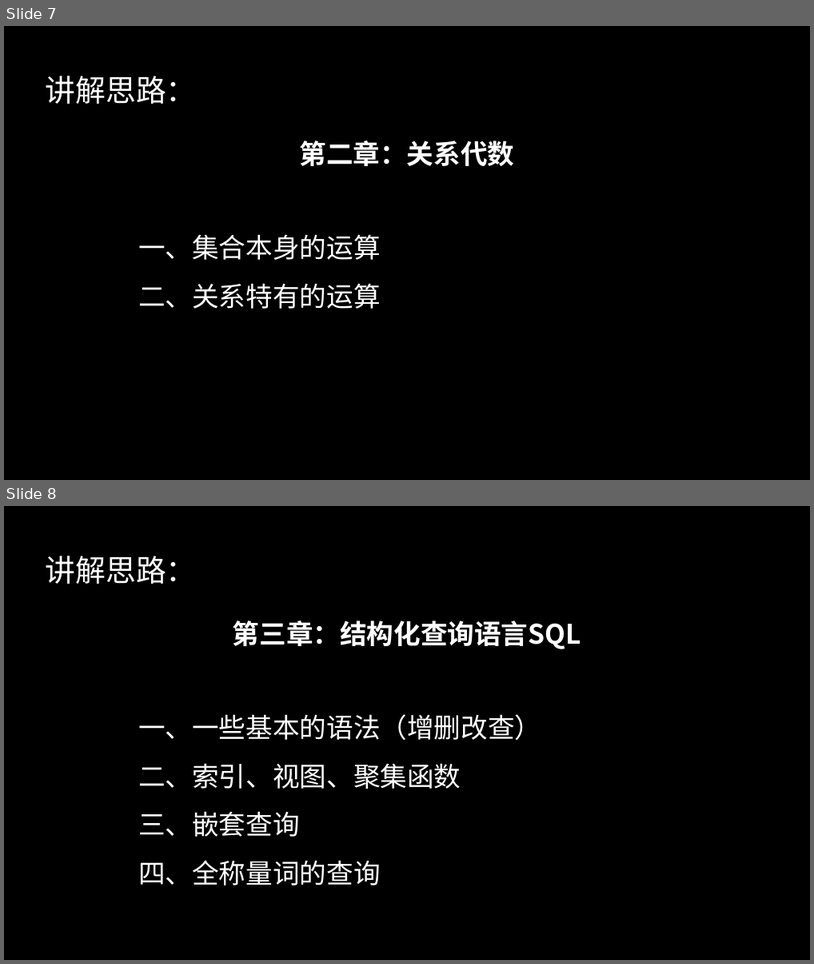
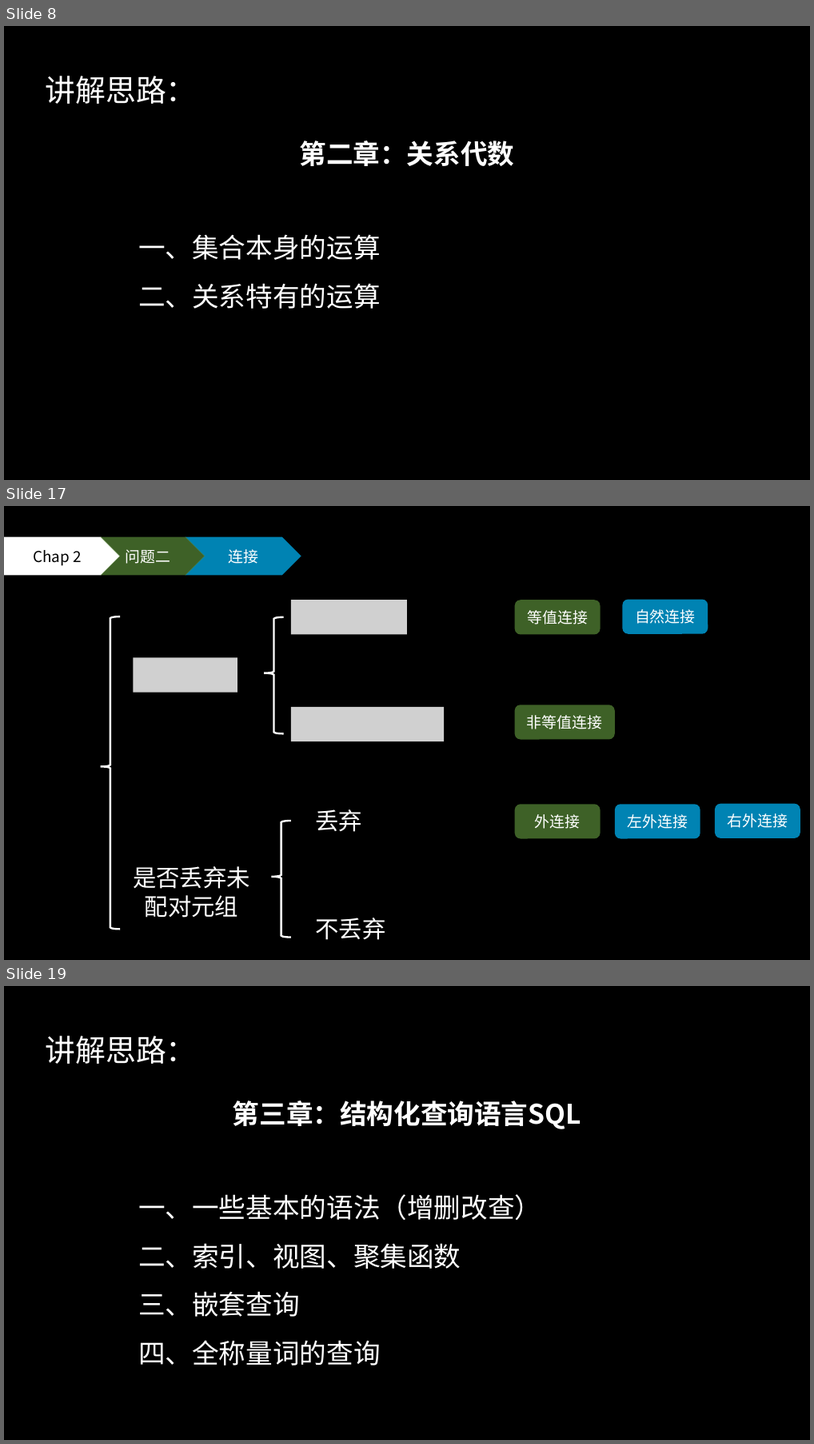
Before and after one commit to 50mengzhu/Database, a slide deck: ReationalDB.pptx. Shown one above the other, each under a label of ours: slides 7 and 8 before the commit, slides 8, 17 and 19 after it; the slides between them are not shown. The pictures are 814x964 and 814x1444 pixels, drawn with LibreOffice and Linux fonts; fonts in the diff are those of the drawing; grey boxes stand for pictures. Boxes give left, top, right and bottom in pixels: in the first picture for what was removed or moved away, otherwise in the second. Text is boxed around its words. In the diff, an @@ line names an element or a change of style, - is before the commit and + after.

```diff
--- a/ReationalDB.pptx
+++ b/ReationalDB.pptx
@@ slide 17 added at (x1=4, y1=506, x2=810, y2=960), background #000000 @@
@@ pentagon arrow added at (x1=4, y1=537, x2=120, y2=575), fill #FFFFFF, 18 pt, text #000000 @@
+Chap 2
@@ chevron added at (x1=100, y1=537, x2=205, y2=575), fill #548235 at 75% opacity, 18 pt, text #FFFFFF @@
+问题二
@@ chevron added at (x1=186, y1=537, x2=302, y2=575), fill #00B0F0 at 75% opacity, 18 pt, text #FFFFFF @@
+连接
@@ picture added at (x1=291, y1=600, x2=407, y2=634) @@
@@ rounded rectangle added at (x1=515, y1=600, x2=601, y2=634), fill #548235 at 75% opacity, 18 pt, text #FFFFFF @@
+等值连接
@@ rounded rectangle added at (x1=623, y1=599, x2=708, y2=634), fill #00B0F0 at 75% opacity, 18 pt, text #FFFFFF @@
+自然连接
@@ left brace added at (x1=100, y1=616, x2=119, y2=929), outline #FFFFFF 2.25 pt @@
@@ left brace added at (x1=264, y1=617, x2=283, y2=734), outline #FFFFFF 2.25 pt @@
@@ picture added at (x1=133, y1=657, x2=238, y2=692) @@
@@ picture added at (x1=291, y1=707, x2=445, y2=741) @@
@@ rounded rectangle added at (x1=515, y1=704, x2=616, y2=739), fill #548235 at 75% opacity, 18 pt, text #FFFFFF @@
+非等值连接
@@ text added at (x1=315, y1=809, x2=362, y2=832), 28 pt, text #FFFFFF @@
+丢弃
@@ rounded rectangle added at (x1=515, y1=804, x2=601, y2=838), fill #548235 at 75% opacity, 18 pt, text #FFFFFF @@
+外连接
@@ rounded rectangle added at (x1=615, y1=804, x2=700, y2=838), fill #00B0F0 at 75% opacity, 18 pt, text #FFFFFF @@
+左外连接
@@ rounded rectangle added at (x1=715, y1=804, x2=801, y2=838), fill #00B0F0 at 75% opacity, 18 pt, text #FFFFFF @@
+右外连接
@@ left brace added at (x1=271, y1=820, x2=290, y2=937), outline #FFFFFF 2.25 pt @@
@@ text added at (x1=133, y1=866, x2=250, y2=917), 28 pt, text #FFFFFF @@
+是否丢弃未配对元组
@@ text added at (x1=315, y1=917, x2=386, y2=940), 28 pt, text #FFFFFF @@
+不丢弃
@@ what was slide 7 is now slide 8 @@
@@ what was slide 8 is now slide 19 @@
```
Also in this commit, not shown: 4 slides changed, 19 other slides added, 3 slides removed, 1 other file.
